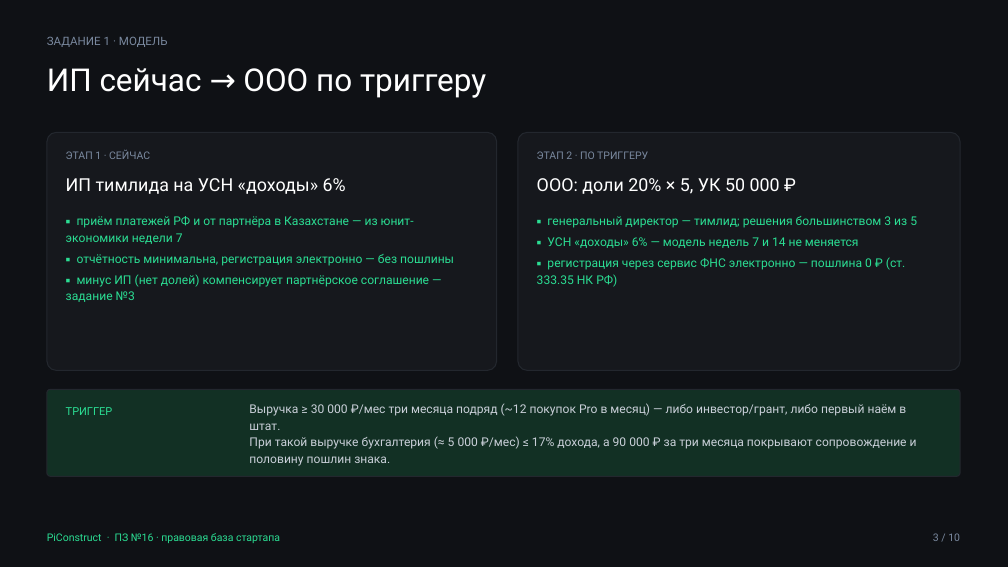
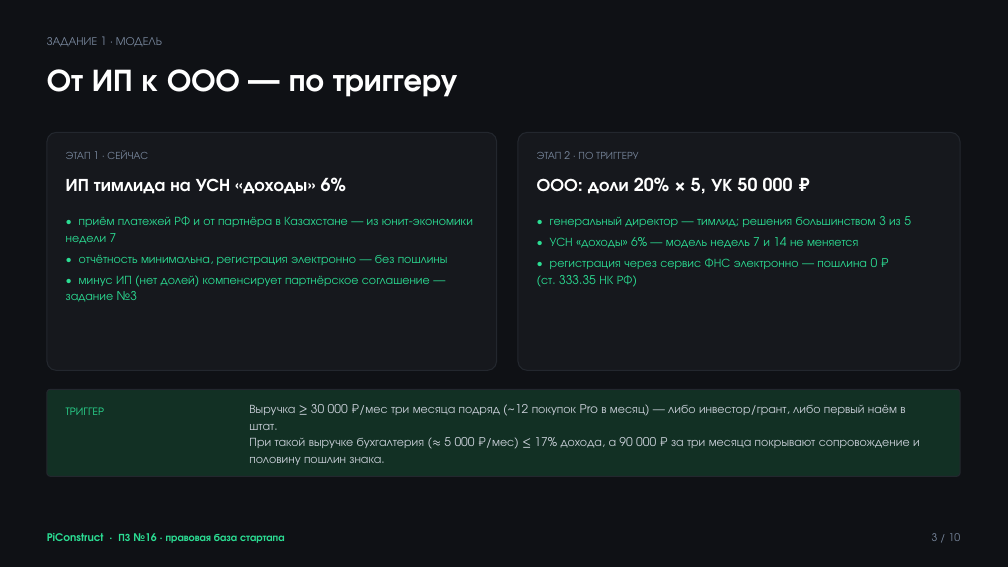
Before and after one commit to Eaglet12IQ/startup-team-1, a slide deck: slide 3 of READMEs/sem_7/week8/attachments/PiConstruct_Правовая_база.pptx. Drawn at 1008x567 pixels with LibreOffice and Linux fonts; fonts in the diff are those of the drawing. Boxes give left, top, right and bottom in pixels: in the first picture for what was removed or moved away, otherwise in the second. Text is boxed around its words. In the diff, an @@ line names an element or a change of style, - is before the commit and + after.

Commit message:
fix: switch week 8 presentation to Rubik per design system

```diff
--- a/READMEs/sem_7/week8/attachments/PiConstruct_Правовая_база.pptx
+++ b/READMEs/sem_7/week8/attachments/PiConstruct_Правовая_база.pptx
@@ text at (x1=47, y1=69, x2=458, y2=97): text changed; font Roboto to TeX Gyre Adventor; bold on @@
-ИП сейчас → ООО по триггеру
+От ИП к ООО — по триггеру
@@ font Roboto to TeX Gyre Adventor, bold on in 3 elements at (x1=47, y1=533, x2=285, y2=543), (x1=66, y1=177, x2=346, y2=194), (x1=537, y1=177, x2=793, y2=194) @@
@@ text at (x1=66, y1=216, x2=473, y2=302): text changed; font Roboto to TeX Gyre Adventor @@
-▪ приём платежей РФ и от партнёра в Казахстане — из юнит-экономики недели 7
-▪ отчётность минимальна, регистрация электронно — без пошлины
-▪ минус ИП (нет долей) компенсирует партнёрское соглашение — задание №3
+• приём платежей РФ и от партнёра в Казахстане — из юнит-экономики недели 7
+• отчётность минимальна, регистрация электронно — без пошлины
+• минус ИП (нет долей) компенсирует партнёрское соглашение — задание №3
@@ text at (x1=541, y1=216, x2=911, y2=285): text changed; font Roboto to TeX Gyre Adventor @@
-▪ генеральный директор — тимлид; решения большинством 3 из 5
-▪ УСН «доходы» 6% — модель недель 7 и 14 не меняется
-▪ регистрация через сервис ФНС электронно — пошлина 0 ₽ (ст. 333.35 НК РФ)
+• генеральный директор — тимлид; решения большинством 3 из 5
+• УСН «доходы» 6% — модель недель 7 и 14 не меняется
+• регистрация через сервис ФНС электронно — пошлина 0 ₽ (ст. 333.35 НК РФ)
@@ font Roboto to TeX Gyre Adventor in 6 elements at (x1=47, y1=36, x2=162, y2=47), (x1=932, y1=533, x2=961, y2=541), (x1=66, y1=150, x2=148, y2=159), (x1=537, y1=151, x2=638, y2=159), (x1=66, y1=407, x2=104, y2=415), (x1=249, y1=404, x2=920, y2=465) @@
```
Also in this commit, not shown: 9 other slides changed, 10 other files.
